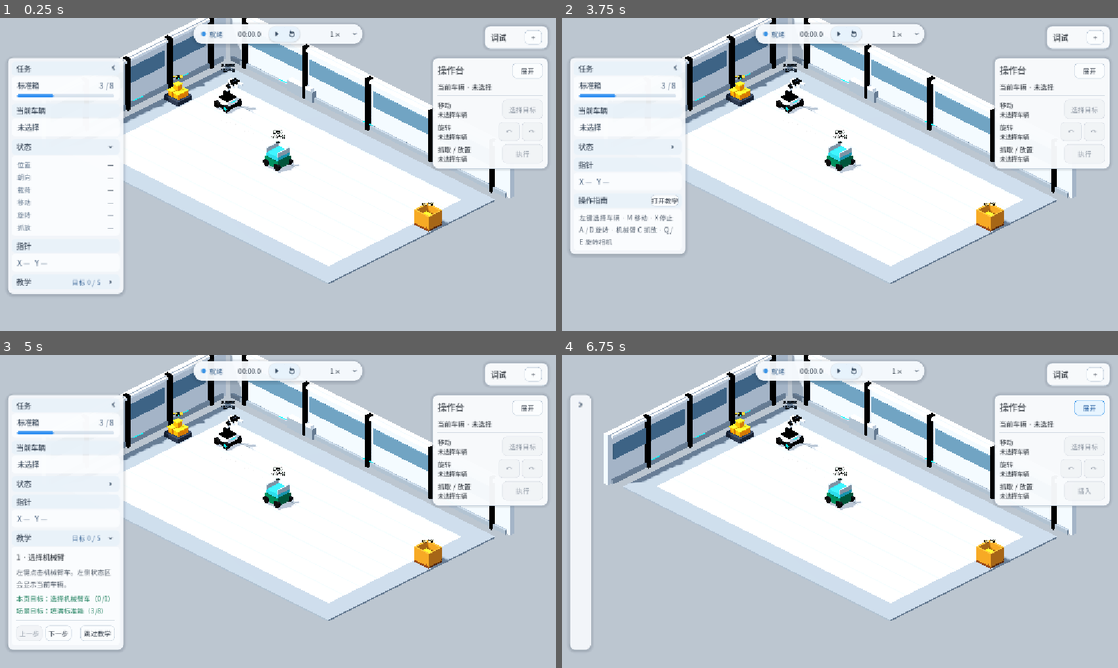
Above: before the commit, frames 1-4 (two rows, left to right).
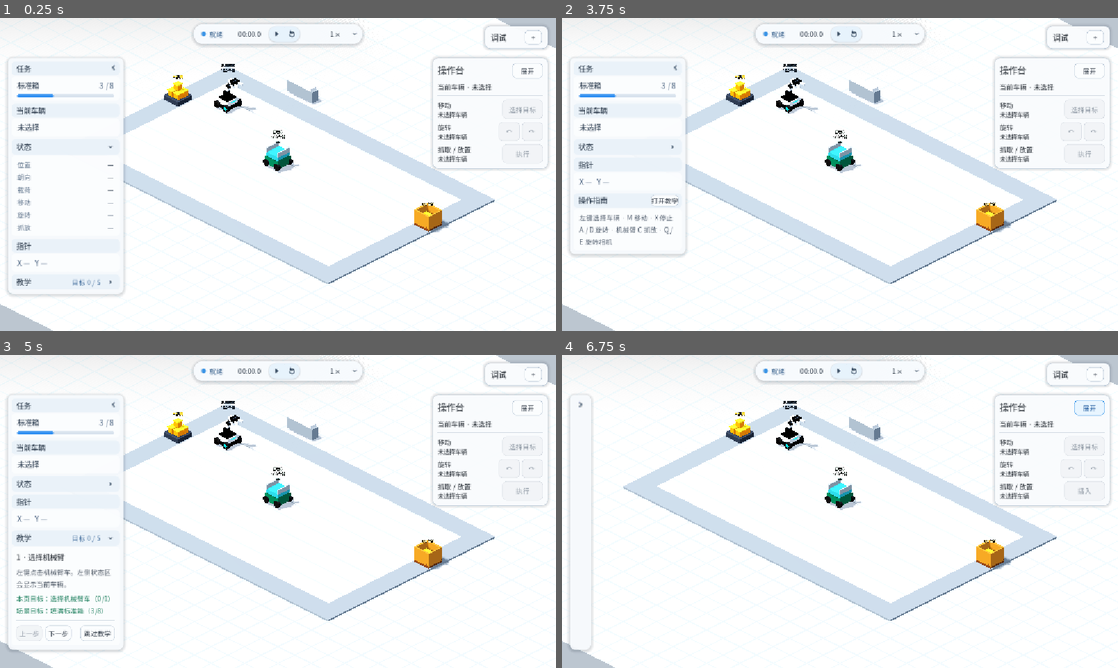
Above: after the commit, the same moments.

Repository: Ri0n72Y/automata
Game: Godot game, scene res://scenes/scene_01/scene_01_basic_packing.tscn
The game is run twice, just before and just after one commit, with the same random seed, the same clock (stepped at 60 frames per second) and the same inputs.
Inputs (mouse positions are in pixels of both pictures, inside the frame that each line leads up to):
- Up to frame 1 (0.25 s): no input
- Up to frame 2 (3.75 s): click (673, 146) at 0.5 s; click (673, 199) at 1.27 s; click "下一步" at 2 s; click "上一步" at 2.75 s; click "跳过教学" at 3.5 s
- Up to frame 3 (5 s): click "打开教学" at 4.25 s
- Up to frame 4 (6.75 s): click (673, 405) at 5 s; click "展开" at 5.75 s; click "收起" at 6.5 s

The runs differ from the first frame. In frame 1, 45% of the frame differs, in the area x 0-100%, y 0-100%; in frame 2, 48%; in frame 3, 44%; in frame 4, 57%.

Commit message:
refactor(scene-01): replace lab shell with floor backdrop

Diff:
--- a/scenes/scene_01/scene_01_basic_packing.tscn
+++ b/scenes/scene_01/scene_01_basic_packing.tscn
@@ -30,7 +30,7 @@
 [ext_resource type="PackedScene" path="res://scenes/scene_01/components/vehicle_move_preview.tscn" id="30_vehicle_move_preview"]
 [ext_resource type="PackedScene" path="res://scenes/scene_01/components/scene_01_operations_panel.tscn" id="31_operations_ui"]
 [ext_resource type="PackedScene" path="res://scenes/scene_01/components/scene_01_art_vertical_slice_sample.tscn" id="32_art_sample"]
-[ext_resource type="PackedScene" path="res://scenes/scene_01/components/scene_01_lab_backdrop.tscn" id="33_lab_backdrop"]
+[ext_resource type="PackedScene" path="res://scenes/scene_01/components/scene_01_floor_backdrop.tscn" id="33_floor_backdrop"]
 
 [sub_resource type="Resource" id="Resource_ground_field"]
 resource_local_to_scene = true
@@ -72,7 +72,7 @@
 [node name="GridTileView" parent="SceneRoot/GridRoot" instance=ExtResource("3_static_field")]
 unique_name_in_owner = true
 
-[node name="LabBackdrop" parent="SceneRoot/GridRoot" instance=ExtResource("33_lab_backdrop")]
+[node name="FloorBackdrop" parent="SceneRoot/GridRoot" instance=ExtResource("33_floor_backdrop")]
 
 [node name="ArtVerticalSliceSample" parent="SceneRoot/GridRoot" instance=ExtResource("32_art_sample")]
 position = Vector3(4, 0, -0.48)
